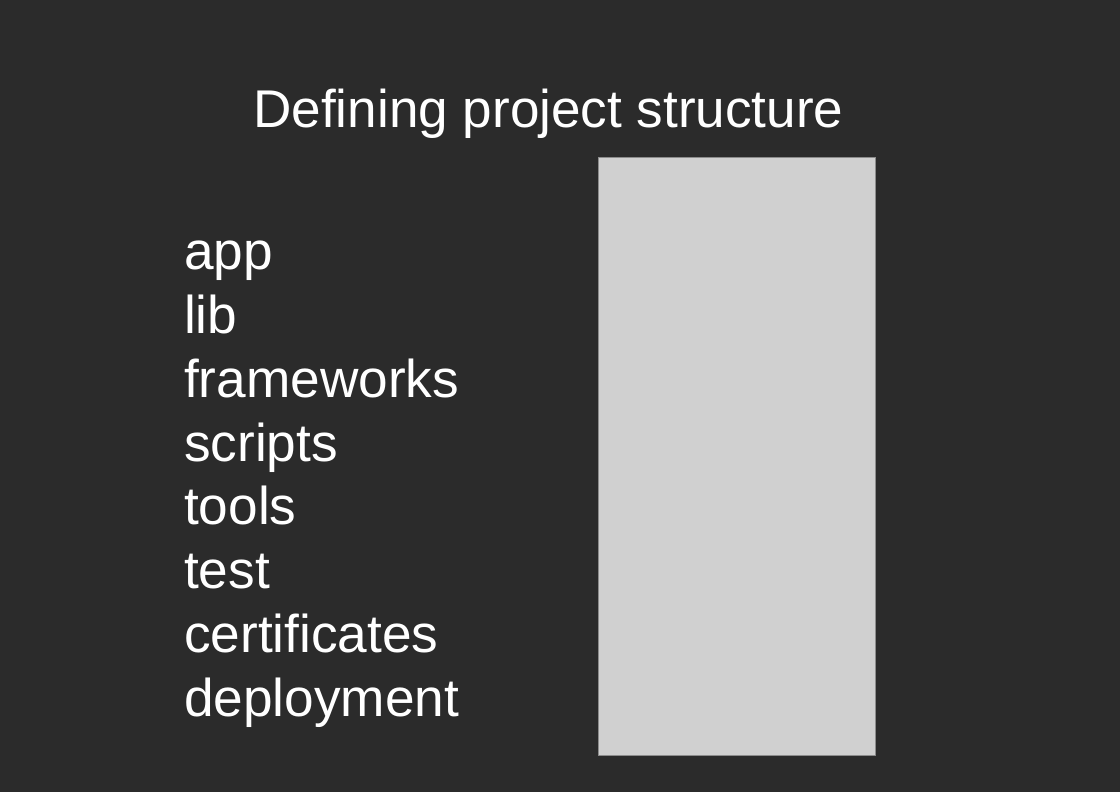
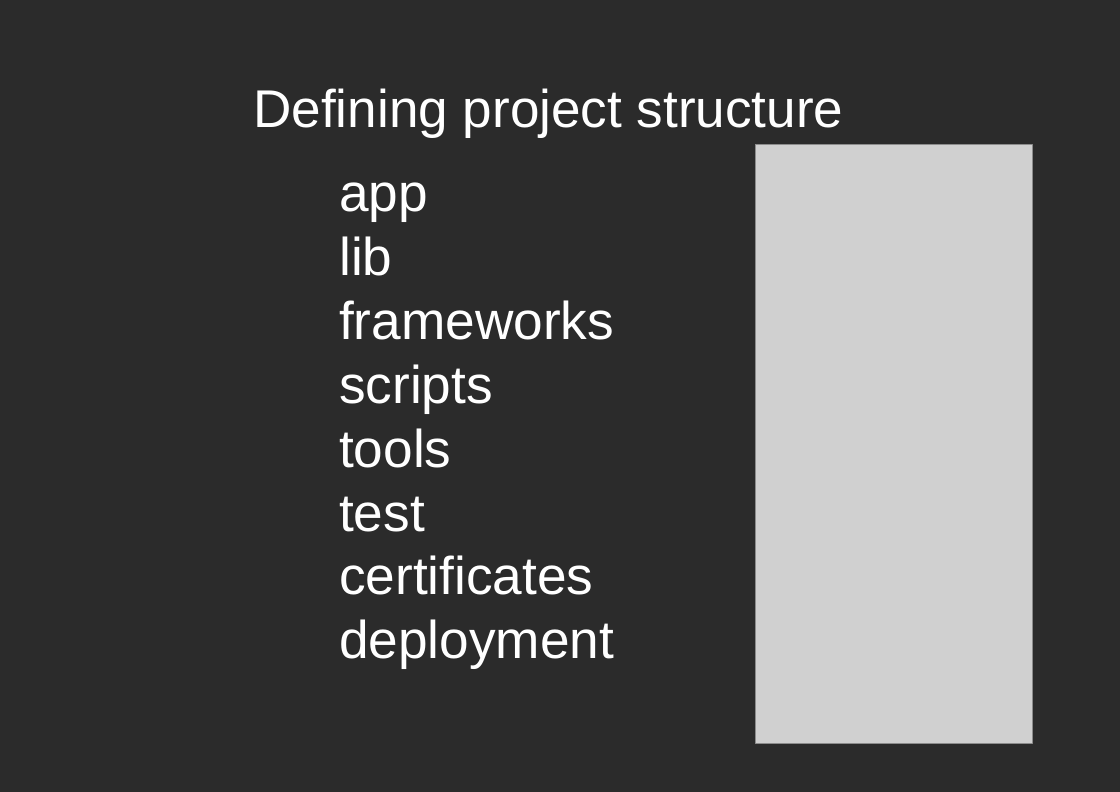
Before and after one commit to dodikk/iOS-articles, a slide deck: slide 10 of 3-iContiniousIntegration/ciPresentation.odp. Drawn at 1120x792 pixels with LibreOffice and Linux fonts; fonts in the diff are those of the drawing; grey boxes stand for pictures; background and template pictures are left out; a plain dark background stands for a picture behind light text. Boxes give left, top, right and bottom in pixels: in the first picture for what was removed or moved away, otherwise in the second. Text is boxed around its words. In the diff, an @@ line names an element or a change of style, - is before the commit and + after.

```diff
--- a/3-iContiniousIntegration/ciPresentation.odp
+++ b/3-iContiniousIntegration/ciPresentation.odp
@@ picture: place and size @@
-picture at (599, 157, 876, 756)
+picture at (755, 145, 1032, 743)
@@ text "app": place and size @@
-text "app" at (184, 240, 459, 726)
+text "app" at (339, 182, 614, 669)
```
Also in this commit, not shown: 12 other slides changed, 1 slide added, 1 slide removed, 3 other files.
